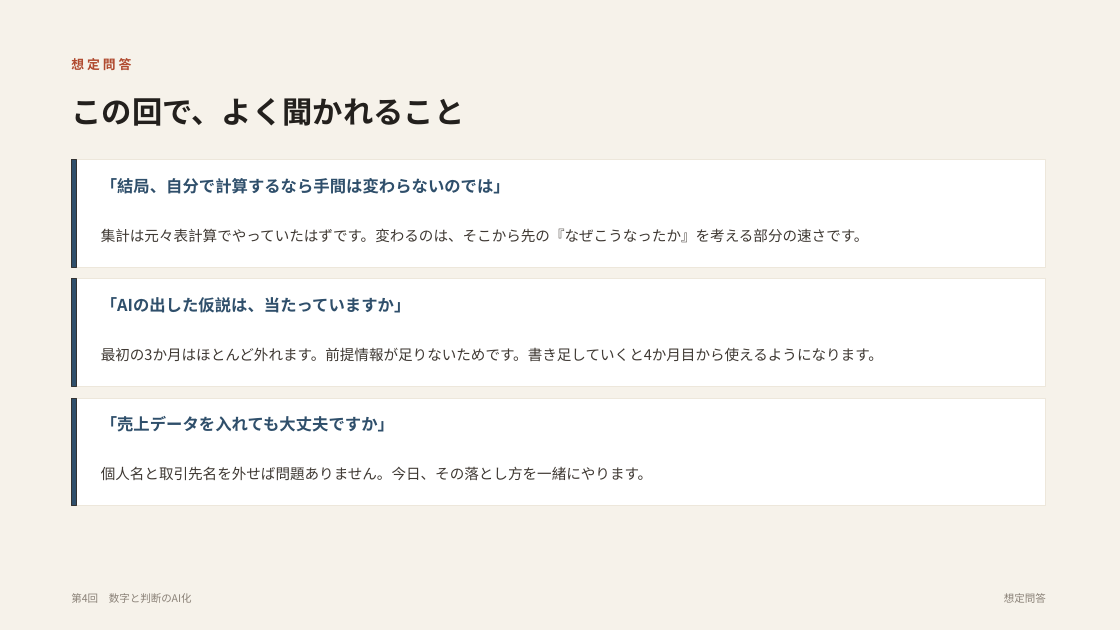
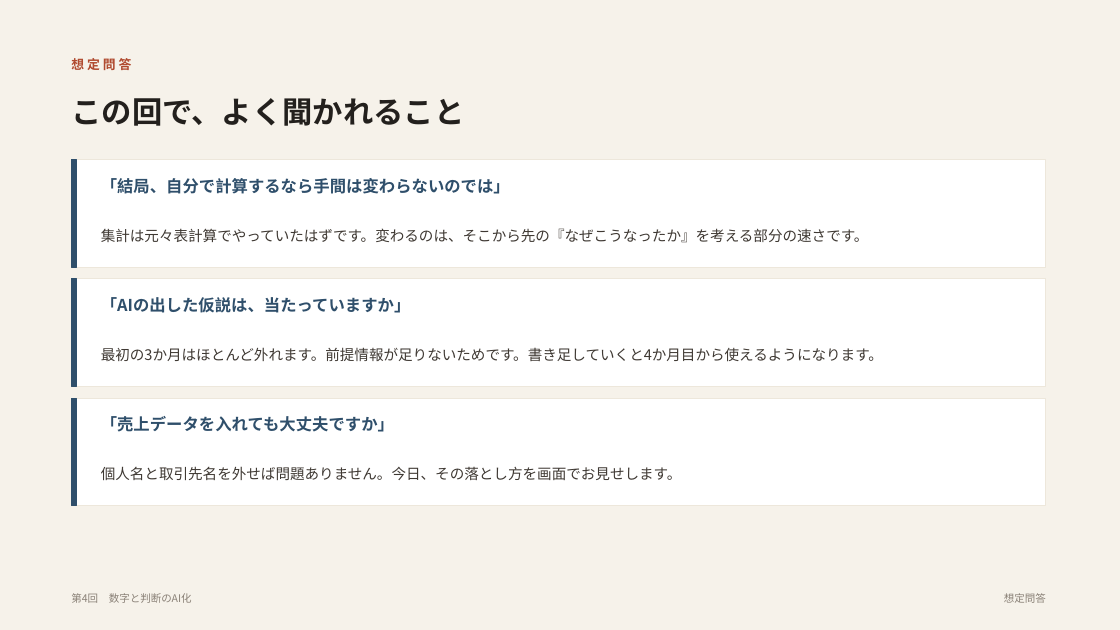
Before and after one commit to yusuke-aoki-bit/founders-ai-program, a slide deck: slide 14 of slides/pptx/第04回_数字と判断のAI化.pptx (slide 9 before the commit). Drawn at 1120x630 pixels with LibreOffice and Linux fonts; fonts in the diff are those of the drawing. Boxes give left, top, right and bottom in pixels: in the first picture for what was removed or moved away, otherwise in the second. Text is boxed around its words. In the diff, an @@ line names an element or a change of style, - is before the commit and + after.

```diff
--- a/slides/pptx/第04回_数字と判断のAI化.pptx
+++ b/slides/pptx/第04回_数字と判断のAI化.pptx
@@ outline #333333 1 pt to #2F4F6B 1 pt in 3 elements at (x1=71, y1=160, x2=76, y2=267), (x1=71, y1=279, x2=76, y2=386), (x1=71, y1=398, x2=76, y2=506) @@
@@ text at (x1=101, y1=466, x2=682, y2=480): text changed @@
-個人名と取引先名を外せば問題ありません。今日、その落とし方を一緒にやります。
+個人名と取引先名を外せば問題ありません。今日、その落とし方を画面でお見せします。
```
Also in this commit, not shown: 9 other slides changed, 6 slides added, 4 slides removed, 17 other files.
